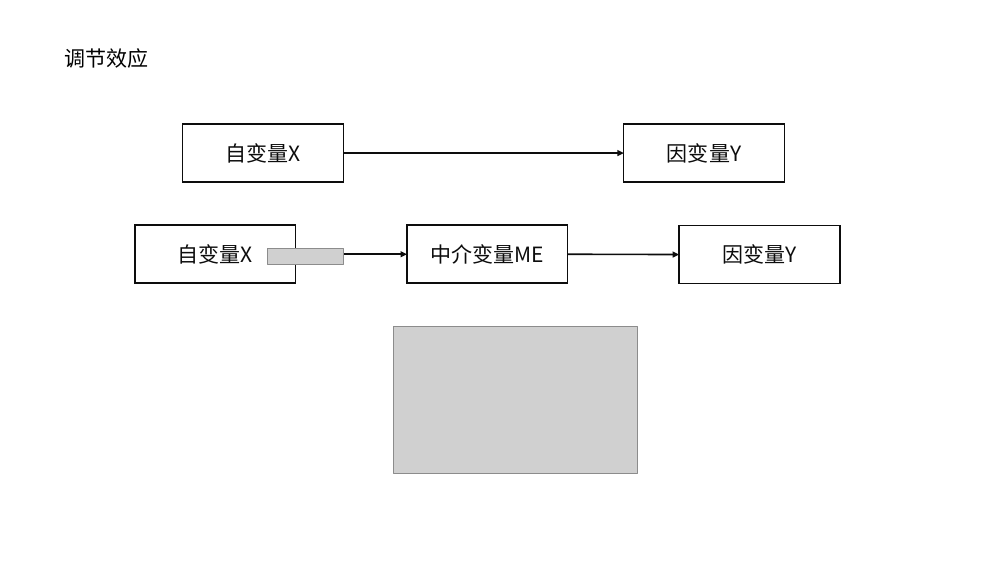
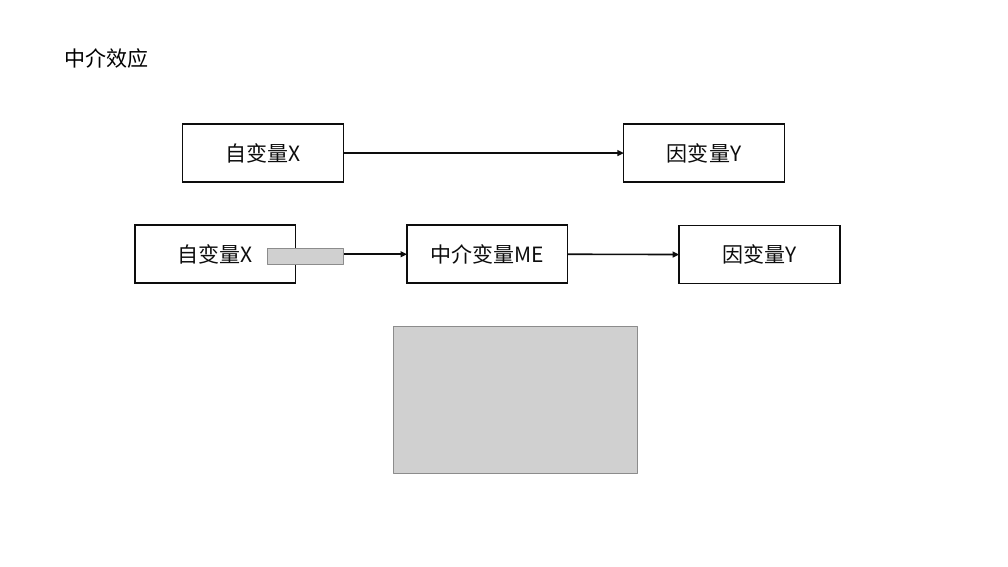
Before and after one commit to ShutterZor/stata-tutorial, a slide deck: slide 12 of P4_Efficiency/P4.pptx. Drawn at 1008x567 pixels with LibreOffice and Linux fonts; fonts in the diff are those of the drawing; grey boxes stand for pictures. Boxes give left, top, right and bottom in pixels: in the first picture for what was removed or moved away, otherwise in the second. Text is boxed around its words. In the diff, an @@ line names an element or a change of style, - is before the commit and + after.

```diff
--- a/P4_Efficiency/P4.pptx
+++ b/P4_Efficiency/P4.pptx
@@ text at <box>64,48,148,68</box>: text changed @@
-调节效应
+中介效应
```
Also in this commit, not shown: 2 slides added, 9 other files.
